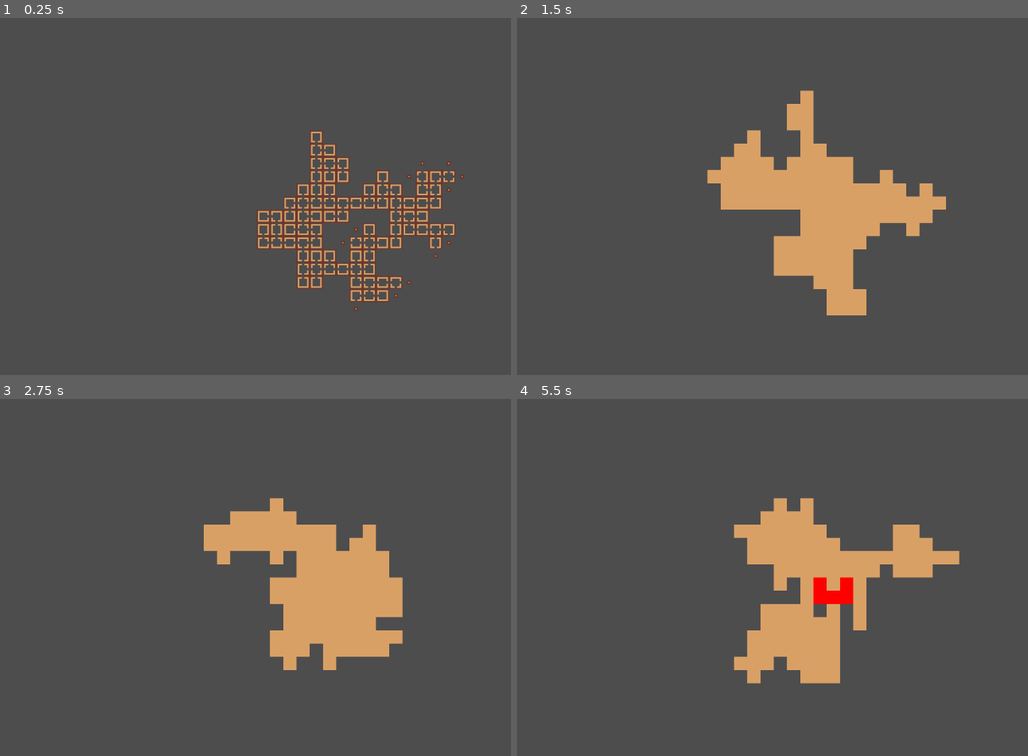
Above: before the commit, frames 1-4 (two rows, left to right).
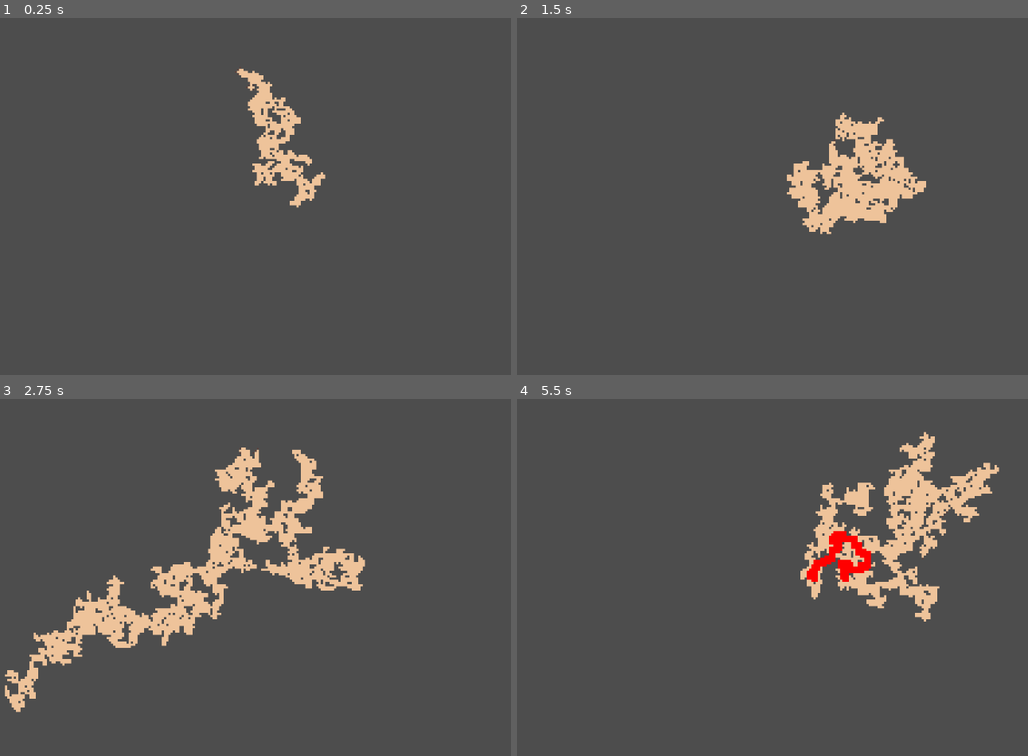
Above: after the commit, the same moments.

Repository: TreacherousDev/Treacherous
Game: Godot game, scene res://main/map_generator/map_generator.tscn
Same seed, same stepped clock (60 frames per second), same inputs: the game is played once before the commit and once after it.
Inputs (mouse positions are in pixels of both pictures, inside the frame that each line leads up to):
- Up to frame 1 (0.25 s): no input
- Up to frame 2 (1.5 s): tap Enter (ui_accept) at 0.5, 0.77 s; move the mouse to (951, 178) at 0.52 s; click (951, 178) at 0.67 s; move the mouse to (685, 214) at 1.27 s; hold Down (ui_down) from 1.28 s (still down)
- Up to frame 3 (2.75 s): tap Enter (ui_accept) at 1.52 s; move the mouse to (357, 498) at 2.02 s; release Down (ui_down) at 2.03 s
- Up to frame 4 (5.5 s): move the mouse to (782, 648) at 2.77 s; click (782, 648) at 2.92 s; tap Enter (ui_accept) at 3.02, 3.77, 4.52 s; move the mouse to (1002, 631) at 3.52 s; hold Down (ui_down) from 3.53 s (still down); move the mouse to (624, 523) at 4.27 s; move the mouse to (844, 577) at 5.02 s; click (844, 577) at 5.17 s

The runs differ from the first frame. In frame 1, 6.8% of the frame differs, in the area x 46-91%, y 13-82%; in frame 2, 12%; in frame 3, 16%, in the area x 0-79%, y 13-88%; in frame 4, 14%.

Commit message:
slight changes to resources

Diff:
--- a/cave_generator.gd
+++ b/cave_generator.gd
@@ -1,10 +1,4 @@
 extends TDMapGenerator
-
-
-# Called when the node enters the scene tree for the first time.
-#func _ready():
-#	pass # Replace with function body.
-
 
 # Enter: Reload Map
 # Esc: Quit Game
@@ -20,25 +14,38 @@
 	print("Map completed in ", iterations, " iterations and ", expand_count, " expansions")
 	fill_map_and_get_border()
 
-var outer_cells = []
+var border_cells_to_fill = []
 var moore_directions := [Vector2i(-1, -1), Vector2i(0, -1), Vector2i(1, -1), Vector2i(-1, 0), Vector2i(1, 0), Vector2i(-1, 1), Vector2i(0, 1), Vector2i(1, 1)]
 var vn_directions := [Vector2i(0, -1), Vector2i(-1, 0), Vector2i(1, 0), Vector2i(0, 1)]
 
 var marker = load("res://main/map_generator/path_marker.tscn")
-func something():
+func smoothen_border():
 	var fill_next = []
-	for cell in outer_cells:
+	for cell in border_cells_to_fill:
 		var neighbor_count = get_moore_neighbor_count_of_cell(cell)
 		if neighbor_count >= 5:
 			fill_next.append(cell)
+	border_cells_to_fill = fill_next.duplicate()
 
 	var chunk = 0
 	for cell in fill_next:
-		if chunk % 400 == 0:
+		if chunk % 500 == 0:
 			await get_tree().process_frame
 		chunk += 1
 		set_cell(0, cell, 0, Vector2i(16, 0))
 
+	if border_cells_to_fill.size() != 0:
+		get_next_border()
+	else:
+		print("Cave Generation Completed")
+
+func get_next_border_cells_to_fill() -> Array:
+	var fill_next = []
+	for cell in border_cells_to_fill:
+		var neighbor_count = get_moore_neighbor_count_of_cell(cell)
+		if neighbor_count >= 5:
+			fill_next.append(cell)
+	return fill_next
 
 # GET MOORE NEIGHBOR COUNT OF CELL
 # searches each moore neighbor of the cell and counts how many non empty cells are there in total
@@ -57,27 +64,23 @@
 	var chunk = 0
 	for cell in filled_cells:
 		chunk += 1
-		if chunk % 400 == 0:
+		if chunk % 200 == 0:
 			await get_tree().process_frame
 		set_cell(0, cell, 0, Vector2i(16, 0))
 		for direction in vn_directions:
 			var vn_neighbor = cell + direction
 			if get_cell_atlas_coords(0, vn_neighbor) == Vector2i(-1, -1):
-				if !outer_cells.has(vn_neighbor):
-					outer_cells.append(vn_neighbor)
+				if !border_cells_to_fill.has(vn_neighbor):
+					border_cells_to_fill.append(vn_neighbor)
+	smoothen_border()
 
-var next_outer_cells = []
 func get_next_border():
-	something()
-	for cell in outer_cells:
-#		var foo = marker.instantiate()
-#		add_child(foo)
-#		foo.global_position = cell * 60 + Vector2i(40, 40)
+	smoothen_border()
+	for cell in border_cells_to_fill:
 		if get_cell_atlas_coords(0, cell) != Vector2i(-1, -1):
-			outer_cells.erase(cell)
-			for direction in vn_directions:
+			border_cells_to_fill.erase(cell)
+			for direction in moore_directions:
 				var neighbor = cell + direction
 				if get_cell_atlas_coords(0, neighbor) == Vector2i(-1, -1):
-					if !outer_cells.has(neighbor):
-						outer_cells.append(neighbor)
-	print(outer_cells.size())
+					if !border_cells_to_fill.has(neighbor):
+						border_cells_to_fill.append(neighbor)
--- a/main/map_generator/map_generator.gd
+++ b/main/map_generator/map_generator.gd
@@ -294,11 +294,11 @@
 ####################################################################
 
 	# sample 1: prevents the map from branching more than 10 branching paths per iteration
-	if rooms_expected_next_iteration > 12:
+	if rooms_expected_next_iteration > 7:
 		force_spawn_closing_room(parent_direction, room_selection)
 	# sample 2: prevents the map from having less than 4 branching paths per iteration
-	if rooms_expected_next_iteration < 1:
-		delete_rooms_from_pool([parent_direction], room_selection)
+#	if rooms_expected_next_iteration < 1:
+#		delete_rooms_from_pool([parent_direction], room_selection)
 ################################################################################################
 
 #ADD ROOM TO POOL
--- a/main/map_generator/map_generator.tscn
+++ b/main/map_generator/map_generator.tscn
@@ -1,18 +1,45 @@
-[gd_scene load_steps=5 format=3 uid="uid://dyux2g53g0eoo"]
+[gd_scene load_steps=7 format=3 uid="uid://dyux2g53g0eoo"]
 
-[ext_resource type="TileSet" uid="uid://6qw2njg2vsa6" path="res://main/resources/map_generator.tres" id="1_fkjr0"]
+[ext_resource type="Texture2D" uid="uid://b8i8cvdu2m4r4" path="res://main/resources/cave_tilemaps-spritesheet-export.png" id="1_fdrsq"]
 [ext_resource type="Script" path="res://cave_generator.gd" id="2_ludot"]
 [ext_resource type="Script" path="res://main/map_generator/draw_path.gd" id="3_lgdg0"]
 [ext_resource type="PackedScene" uid="uid://crfmts8vvxs4a" path="res://main/map_generator/path_marker.tscn" id="4_h5yif"]
 
+[sub_resource type="TileSetAtlasSource" id="TileSetAtlasSource_ga2ae"]
+texture = ExtResource("1_fdrsq")
+texture_region_size = Vector2i(20, 20)
+0:0/0 = 0
+1:0/0 = 0
+2:0/0 = 0
+3:0/0 = 0
+4:0/0 = 0
+5:0/0 = 0
+6:0/0 = 0
+7:0/0 = 0
+8:0/0 = 0
+9:0/0 = 0
+10:0/0 = 0
+11:0/0 = 0
+12:0/0 = 0
+13:0/0 = 0
+14:0/0 = 0
+15:0/0 = 0
+16:0/0 = 0
+
+[sub_resource type="TileSet" id="TileSet_u057a"]
+tile_size = Vector2i(20, 20)
+sources/0 = SubResource("TileSetAtlasSource_ga2ae")
+
 [node name="Tilemap" type="TileMap" node_paths=PackedStringArray("draw_path")]
-tile_set = ExtResource("1_fkjr0")
+tile_set = SubResource("TileSet_u057a")
 format = 2
 script = ExtResource("2_ludot")
+map_size = 8000
 draw_path = NodePath("DrawPath")
+batch_size = 10
 
 [node name="Camera2D" type="Camera2D" parent="."]
-zoom = Vector2(0.4, 0.4)
+zoom = Vector2(0.2, 0.2)
 
 [node name="DrawPath" type="Node2D" parent="."]
 script = ExtResource("3_lgdg0")
--- a/test.tscn
+++ b/test.tscn
@@ -5,7 +5,6 @@
 [ext_resource type="PackedScene" uid="uid://crfmts8vvxs4a" path="res://main/map_generator/path_marker.tscn" id="4_pwmsd"]
 
 [sub_resource type="CompressedTexture2D" id="CompressedTexture2D_bq8gq"]
-load_path = "res://.godot/imported/map_tiles_plain.png-1f6ffe3e786c6797c158ec53ba3938f1.ctex"
 
 [sub_resource type="TileSetAtlasSource" id="TileSetAtlasSource_emgj2"]
 texture = SubResource("CompressedTexture2D_bq8gq")
Binary file added: main/resources/cave_tilemaps-spritesheet-export.png
Not shown, added: main/resources/cave_tilemaps-spritesheet-export.png.import
